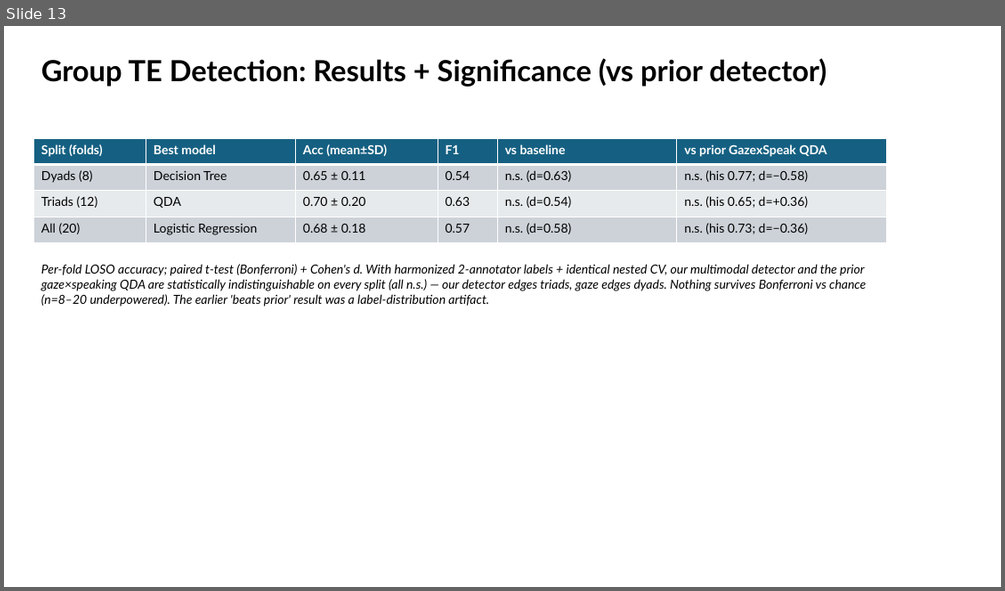
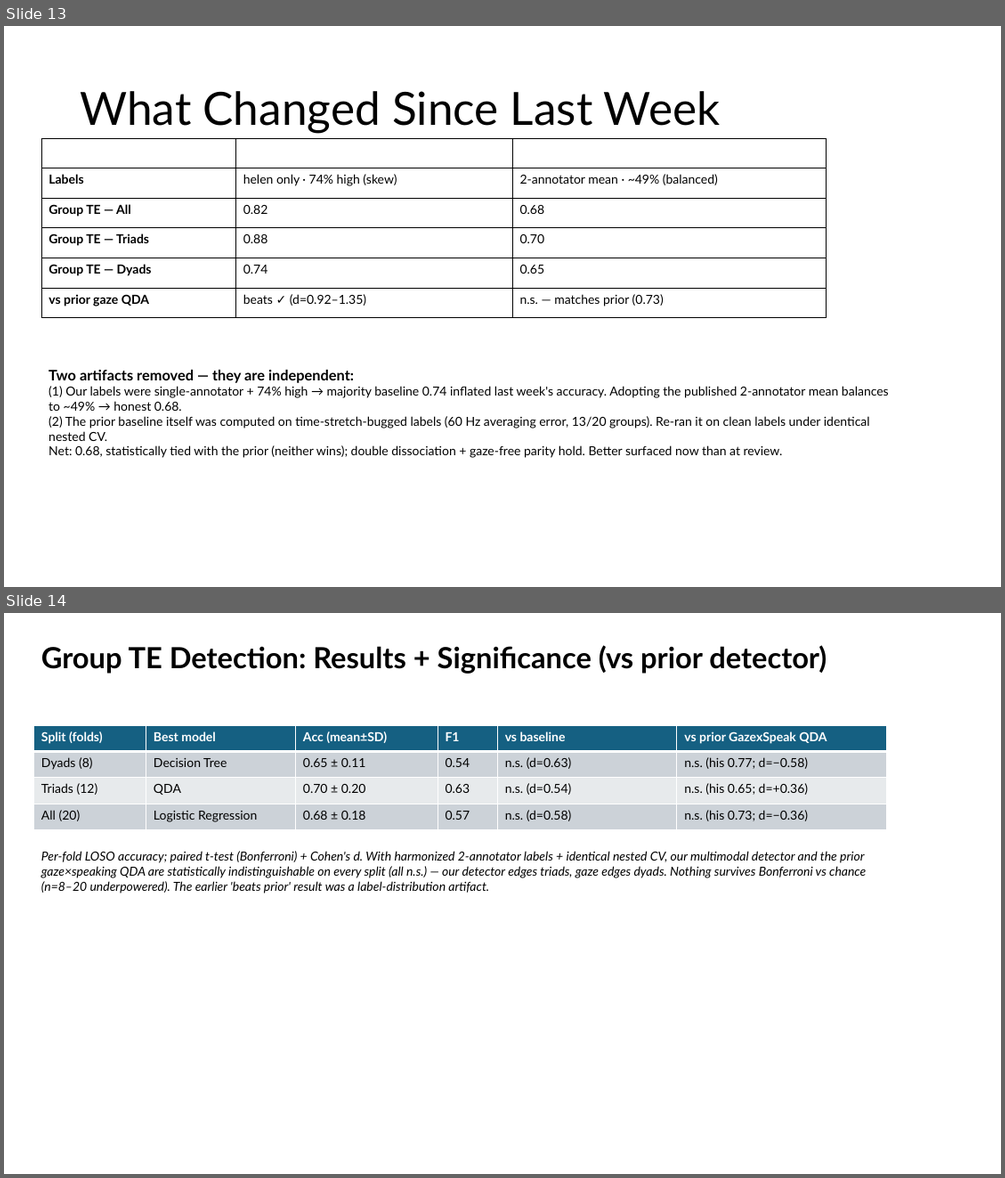
Before and after one commit to carlotes247/vilearn_ml, a slide deck: discover/2026_March_ViLearn_Planning.pptx. Shown one above the other, each under a label of ours: slide 13 before the commit, slides 13 and 14 after it. The pictures are 1005x591 and 1005x1178 pixels, drawn with LibreOffice and Linux fonts; fonts in the diff are those of the drawing. Boxes give left, top, right and bottom in pixels: in the first picture for what was removed or moved away, otherwise in the second. Text is boxed around its words. In the diff, an @@ line names an element or a change of style, - is before the commit and + after.

Commit message:
discover(deck): add 'What Changed Since Last Week' opener slide
Pre-empts the why-did-numbers-drop question before the results slide: separates the two independent causes (label-balance correction 0.82->0.68; prior recomputed off time-stretch-bugged labels). Idempotent; inserts before the results slide. Run AFTER 06 (06 uses fixed indices).

```diff
--- a/discover/2026_March_ViLearn_Planning.pptx
+++ b/discover/2026_March_ViLearn_Planning.pptx
@@ slide 13 added at [4,26,1001,587], background #FFFFFF @@
@@ title added at [80,91,720,133], 44 pt, text #000000 @@
+What Changed Since Last Week
@@ table added at [41,138,826,459], 6 rows, 3 columns @@
+ | Last week | Now (harmonized)
+Labels | helen only · 74% high (skew) | 2-annotator mean · ~49% (balanced)
+Group TE — All | 0.82 | 0.68
+Group TE — Triads | 0.88 | 0.70
+Group TE — Dyads | 0.74 | 0.65
+vs prior gaze QDA | beats ✓ (d=0.92–1.35) | n.s. — matches prior (0.73)
@@ text added at [48,370,889,458], 12 pt, text #000000 @@
+Two artifacts removed — they are independent:
+  (1) Our labels were single-annotator + 74% high → majority baseline 0.74 inflated last week's accuracy. Adopting the published 2-annotator mean balances to ~49% → honest 0.68.
+  (2) The prior baseline itself was computed on time-stretch-bugged labels (60 Hz averaging error, 13/20 groups). Re-ran it on clean labels under identical nested CV.
+  Net: 0.68, statistically tied with the prior (neither wins); double dissociation + gaze-free parity hold. Better surfaced now than at review.
@@ what was slide 13 is now slide 14 @@
```
Also in this commit, not shown: 1 other file.
